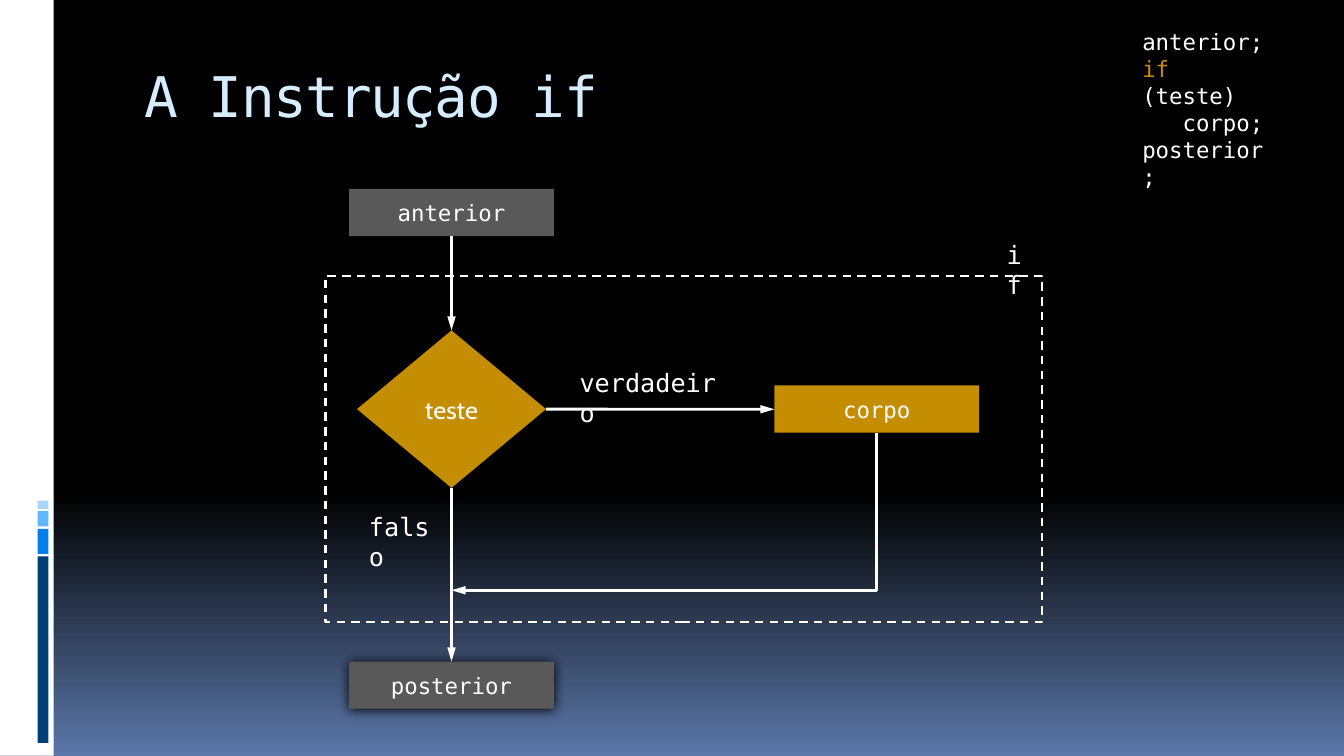
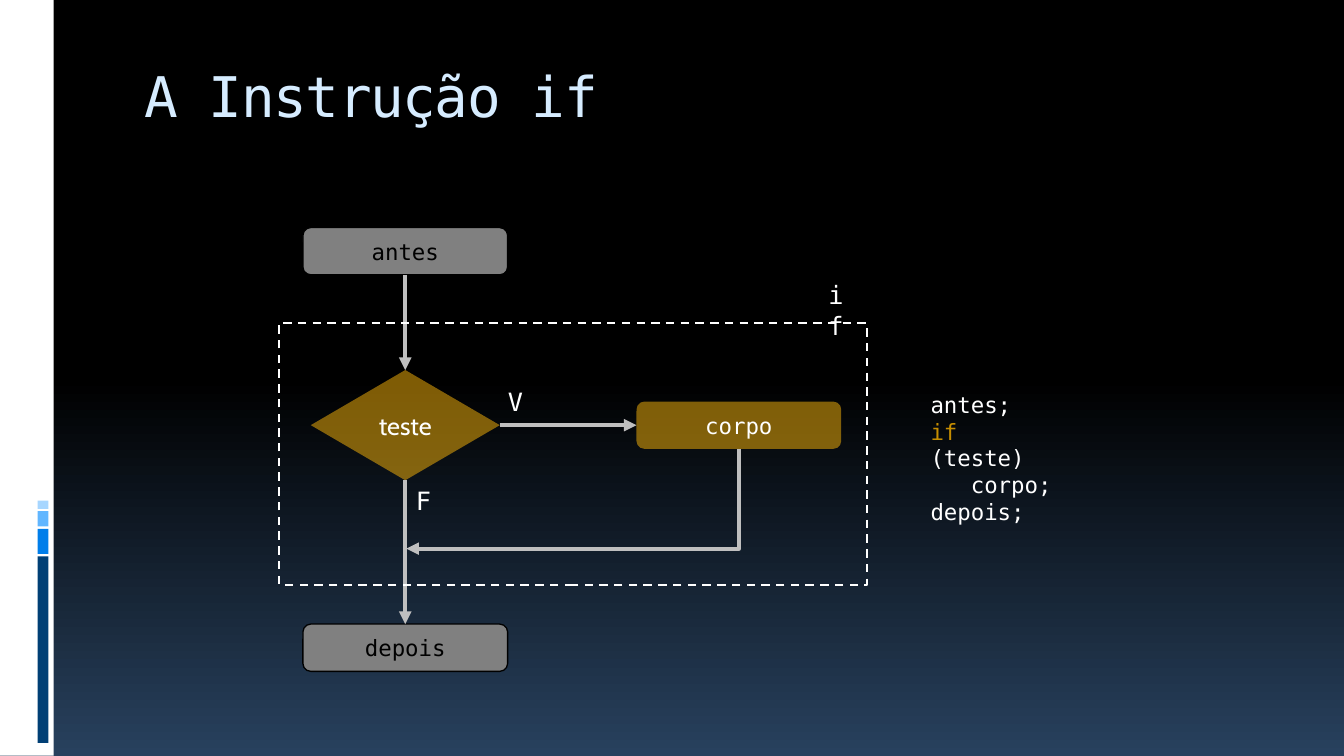
Before and after one commit to JudsonSS/ProgComp, a slide deck: slide 6 of Slides/20. Instrução de Desvio If.pptx. Drawn at 1344x756 pixels with LibreOffice and Linux fonts; fonts in the diff are those of the drawing. Boxes give left, top, right and bottom in pixels: in the first picture for what was removed or moved away, otherwise in the second. Text is boxed around its words. In the diff, an @@ line names an element or a change of style, - is before the commit and + after.

```diff
--- a/Slides/20. Instrução de Desvio If.pptx
+++ b/Slides/20. Instrução de Desvio If.pptx
@@ background gradient #000000 to #5B77A8 to gradient #000000 to #28415E @@
@@ text "if" rewrapped from (1142, 60, 1169, 77) to (532, 74, 598, 117) @@
@@ rectangle removed at (349, 189, 554, 236) @@
-anterior
@@ arrow moved from (452, 236) - (452, 331) to (405, 275) - (405, 370) @@
@@ arrow (405, 275) - (405, 370): stroke #FFFFFF 2 pt to #BFBFBF 3 pt @@
@@ rectangle: place and size @@
-rectangle at (326, 275, 1043, 622)
+rectangle at (279, 323, 867, 585)
@@ diamond "teste": place and size @@
-diamond "teste" at (357, 331, 546, 488)
+diamond "teste" at (311, 370, 500, 480)
@@ diamond "teste" at (311, 370, 500, 480): fill #C58D01 to #FEB80A at 50% opacity; shadow off @@
@@ text removed at (570, 362, 730, 402) @@
-verdadeiro
@@ text "antes;": place and size @@
-text "antes;" at (1142, 33, 1264, 163)
+text "antes;" at (931, 397, 1052, 525)
@@ arrow removed from (546, 409) to (774, 409) @@
@@ rounded rectangle "corpo": place and size @@
-rounded rectangle "corpo" at (774, 385, 979, 433)
+rounded rectangle "corpo" at (636, 401, 841, 449)
@@ rounded rectangle "corpo" at (636, 401, 841, 449): rectangle to rounded rectangle; fill #C58D01 to #FEB80A at 50% opacity; shadow off @@
@@ text at (931, 397, 1012, 416): text changed @@
-anterior;
+antes;
@@ elbow arrow moved from (877, 433) - (452, 591) to (739, 449) - (406, 548) @@
@@ elbow arrow (739, 449) - (406, 548): stroke #FFFFFF 2 pt to #BFBFBF 3 pt @@
@@ group added at (303, 228, 636, 671): 2 rounded rectangles, 1 text, 1 arrow @@
+V
+antes
+depois
@@ arrow moved from (452, 488) - (452, 661) to (405, 481) - (405, 624) @@
@@ arrow (405, 481) - (405, 624): stroke #FFFFFF 2 pt to #BFBFBF 3 pt @@
@@ text at (416, 491, 431, 510): text changed @@
-falso
+F
@@ text at (931, 503, 1025, 525): text changed @@
-posterior;
+depois;
@@ rectangle removed at (349, 661, 554, 709) @@
-posterior
```
Also in this commit, not shown: 20 other slides changed, 4 other files.
